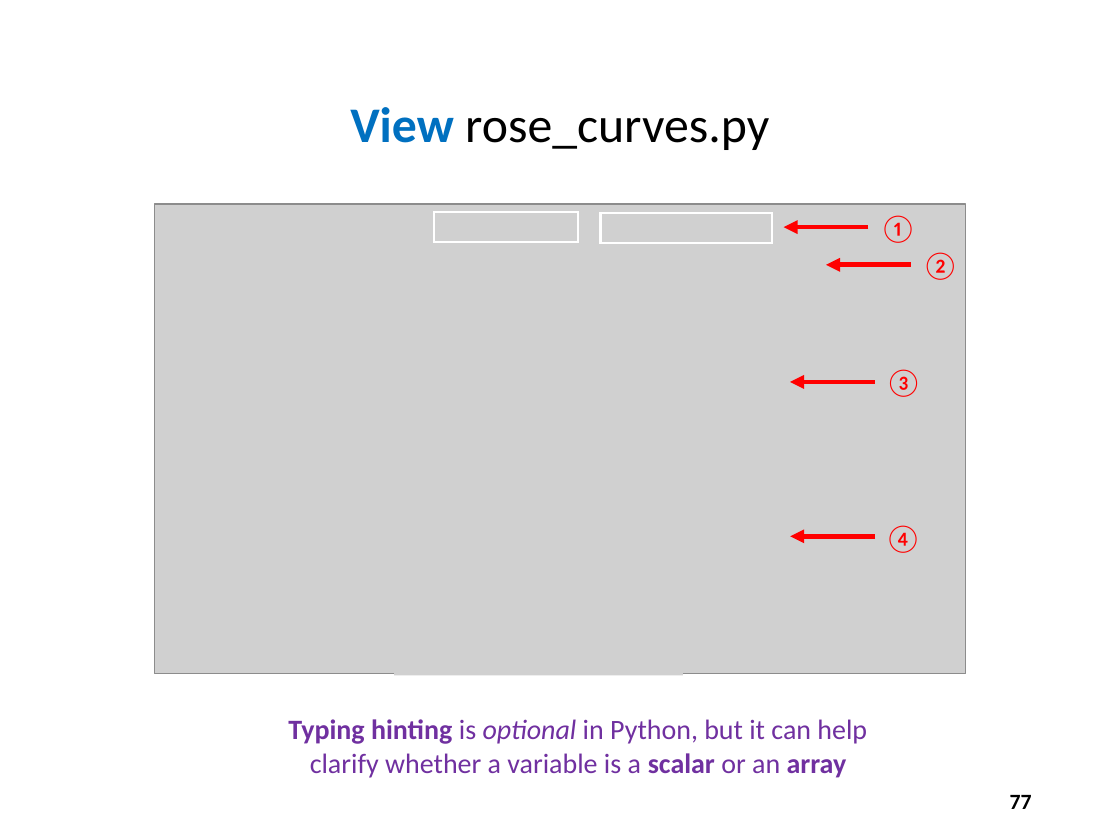
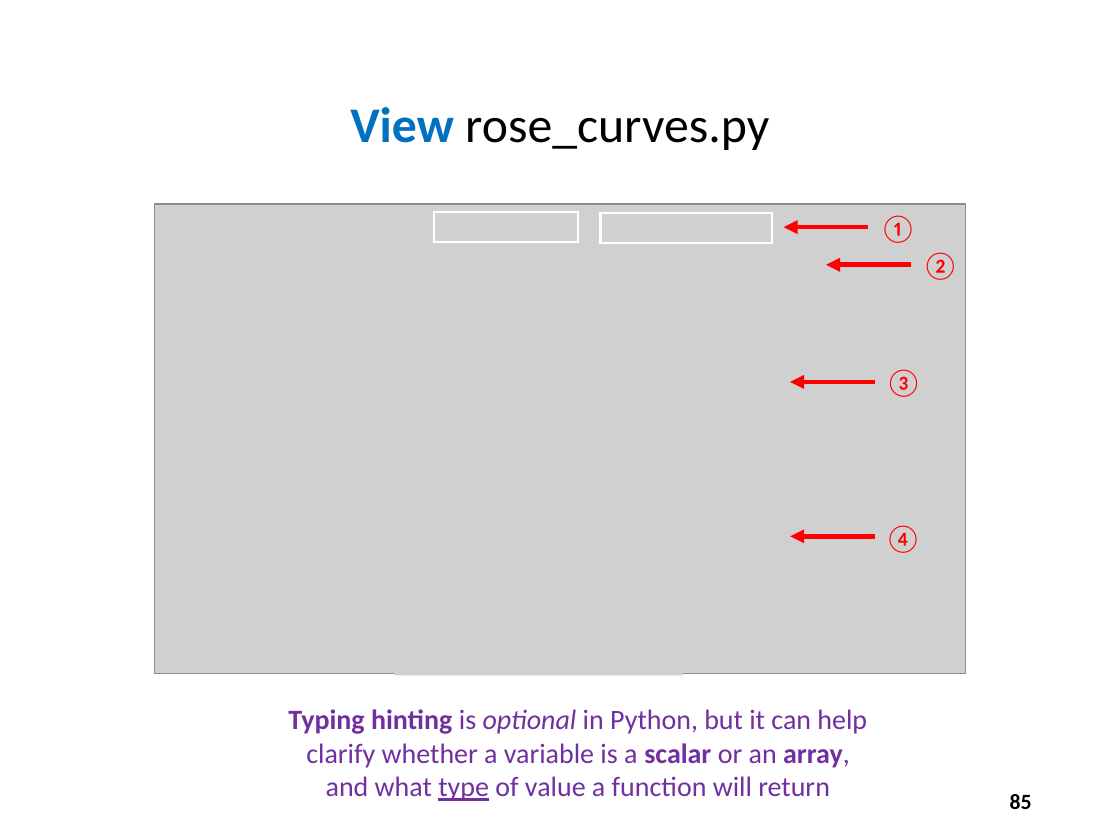
Before and after one commit to dbiersach/scicomp101, a slide deck: slide 85 of Session 07 - Trigonometry and Polar Graphs/Session 07 - Trigonometry and Polar Graphs.pptx (slide 77 before the commit). Drawn at 1120x840 pixels with LibreOffice and Linux fonts; fonts in the diff are those of the drawing; grey boxes stand for pictures. Boxes give left, top, right and bottom in pixels: in the first picture for what was removed or moved away, otherwise in the second. Text is boxed around its words. In the diff, an @@ line names an element or a change of style, - is before the commit and + after.

```diff
--- a/Session 07 - Trigonometry and Polar Graphs/Session 07 - Trigonometry and Polar Graphs.pptx
+++ b/Session 07 - Trigonometry and Polar Graphs/Session 07 - Trigonometry and Polar Graphs.pptx
@@ text at [288,709,867,801]: text changed @@
-Typing hinting is optional in Python, but it can help clarify whether a variable is a scalar or an array
+Typing hinting is optional in Python, but it can help clarify whether a variable is a scalar or an array, and what type of value a function will return
@@ page number at [1010,794,1032,809]: text changed @@
-77
+85
```
Also in this commit, not shown: 17 other slides changed, 9 slides added, 1 slide removed, 1 other file.
